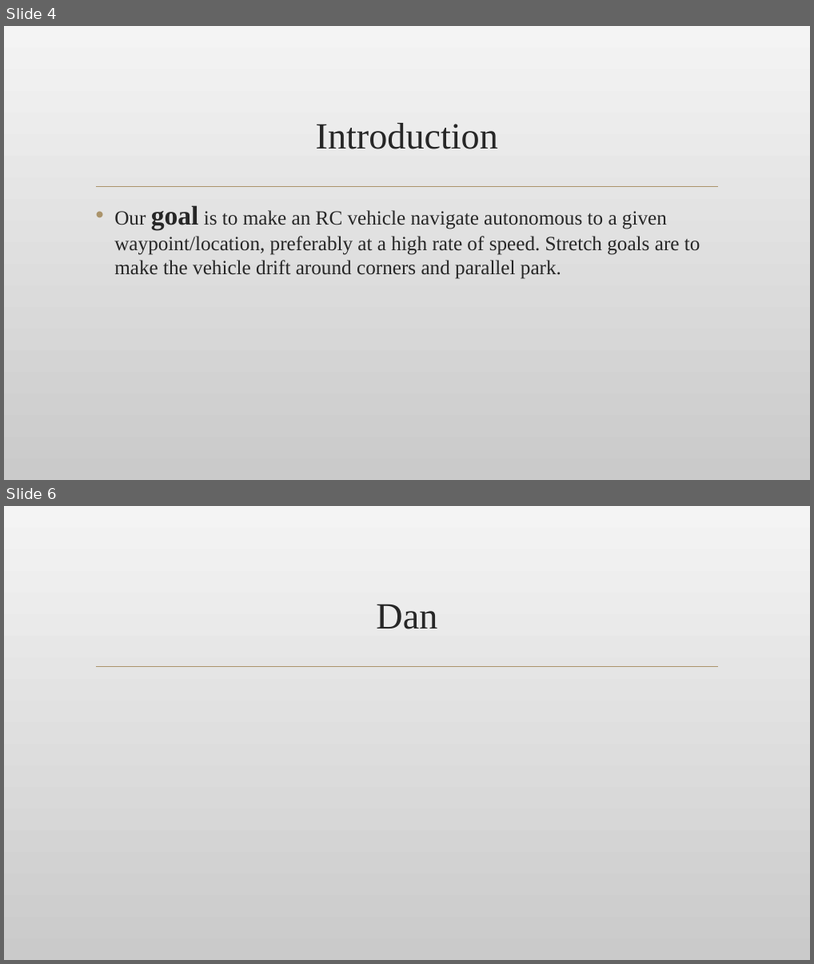
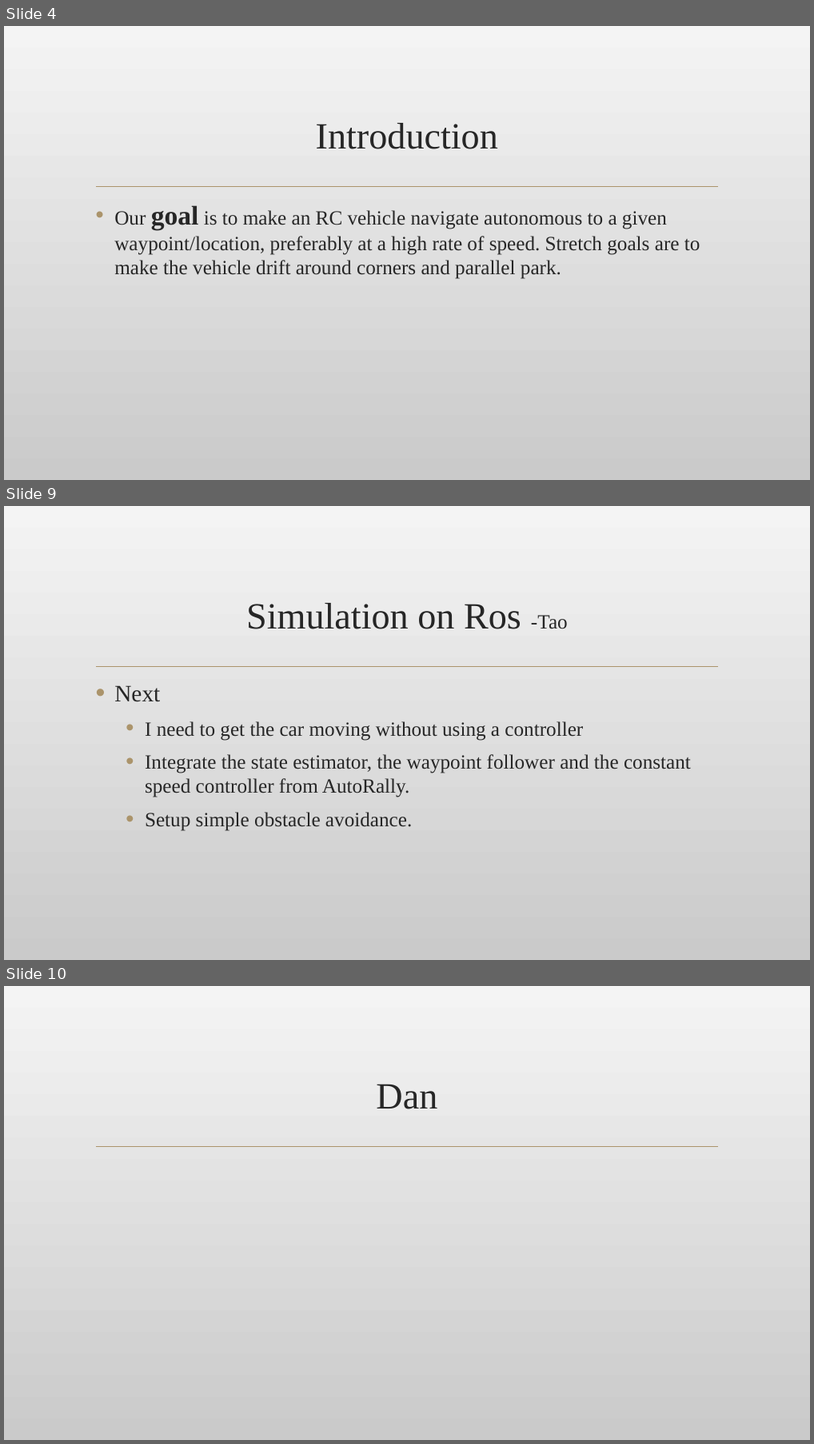
Before and after one commit to TaoChenOSU/ARC, a slide deck: winter_prog/Winter_Progress_Report.pptx. Shown one above the other, each under a label of ours: slides 4 and 6 before the commit, slides 4, 9 and 10 after it; the slides between them are not shown. The pictures are 814x964 and 814x1444 pixels, drawn with LibreOffice and Linux fonts; fonts in the diff are those of the drawing; background and template pictures are left out. Boxes give left, top, right and bottom in pixels: in the first picture for what was removed or moved away, otherwise in the second. Text is boxed around its words. In the diff, an @@ line names an element or a change of style, - is before the commit and + after.

```diff
--- a/winter_prog/Winter_Progress_Report.pptx
+++ b/winter_prog/Winter_Progress_Report.pptx
@@ slide 9 added at bbox=[4, 506, 810, 960], background picture (left out); not listed: 1 template element that a slide beside it also shows @@
@@ title added at bbox=[246, 603, 568, 629], 44 pt, text #262626 @@
+Simulation on Ros -Tao
@@ text added at bbox=[114, 685, 691, 831], 24 pt, text #262626 @@
+• Next
+  • I need to get the car moving without using a controller
+  • Integrate the state estimator, the waypoint follower and the constant speed controller from AutoRally.
+  • Setup simple obstacle avoidance.
@@ what was slide 6 is now slide 10 @@
```
Also in this commit, not shown: 1 slide changed, 3 other slides added.
